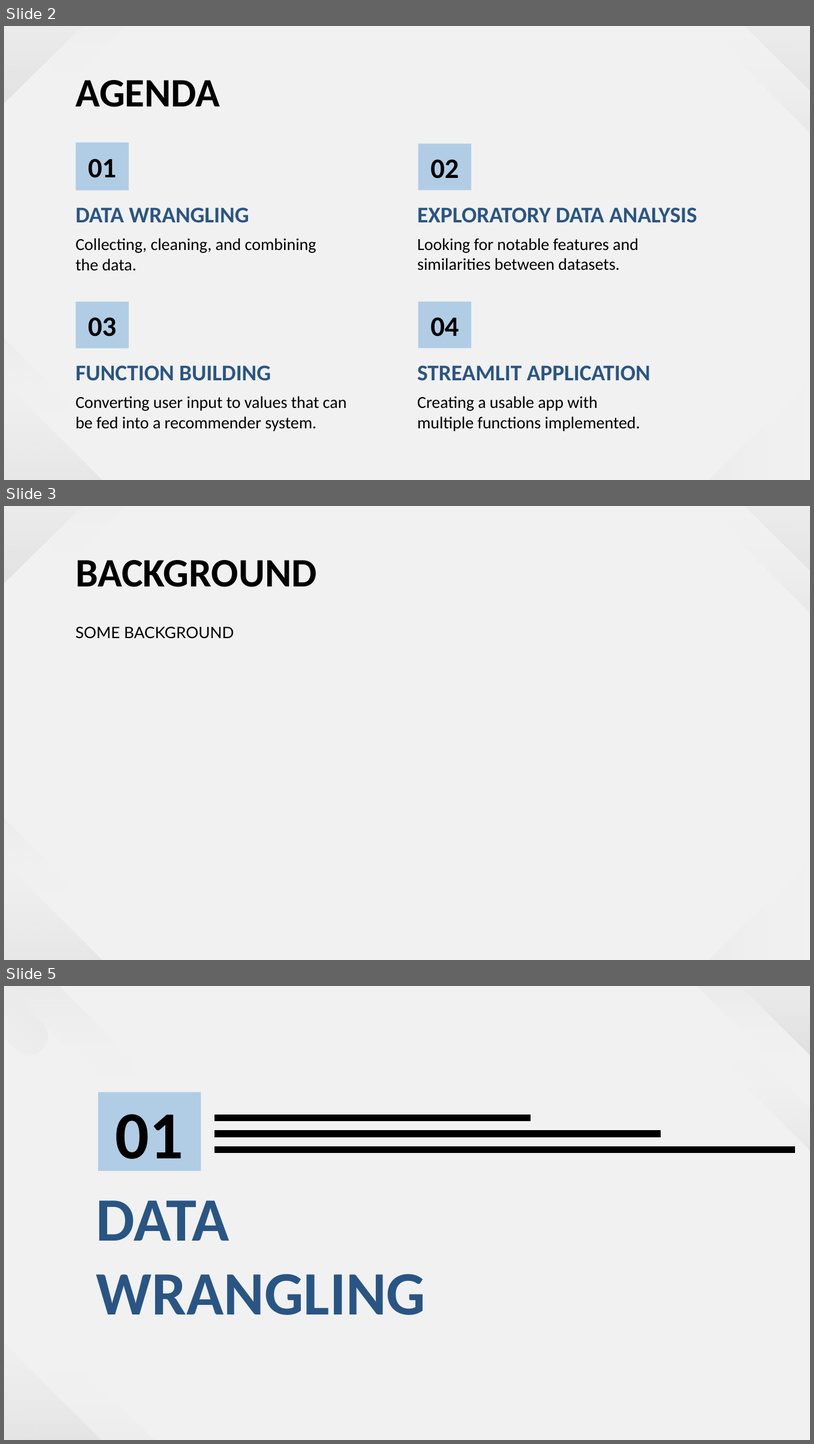
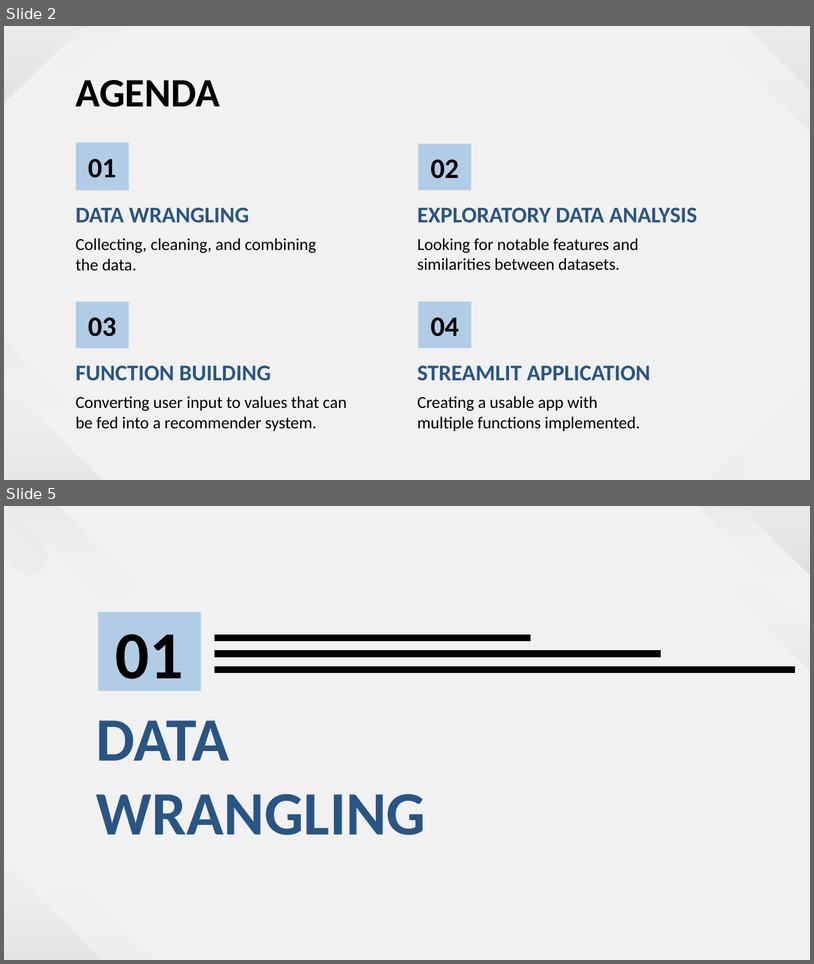
Before and after one commit to cynthia-rodriguez1/wfh-location-recommender, a slide deck: addtl/wfh_recommender_pres.pptx. Shown one above the other, each under a label of ours: slides 2, 3 and 5 before the commit, slides 2 and 5 after it; the slides between them are not shown. The pictures are 814x1444 and 814x964 pixels, drawn with LibreOffice and Linux fonts; fonts in the diff are those of the drawing. Boxes give left, top, right and bottom in pixels: in the first picture for what was removed or moved away, otherwise in the second. Text is boxed around its words. In the diff, an @@ line names an element or a change of style, - is before the commit and + after.

```diff
--- a/addtl/wfh_recommender_pres.pptx
+++ b/addtl/wfh_recommender_pres.pptx
@@ slide 3 removed at <box>4,506,810,960</box>, background #F1F1F1; not listed: 7 template elements that a slide beside it also shows @@
@@ title removed at <box>75,560,317,587</box> @@
-BACKGROUND
@@ text removed at <box>75,627,234,639</box> @@
-SOME BACKGROUND
```
Also in this commit, not shown: 6 slides changed, 2 slides added, 1 other slide removed, 5 other files.
